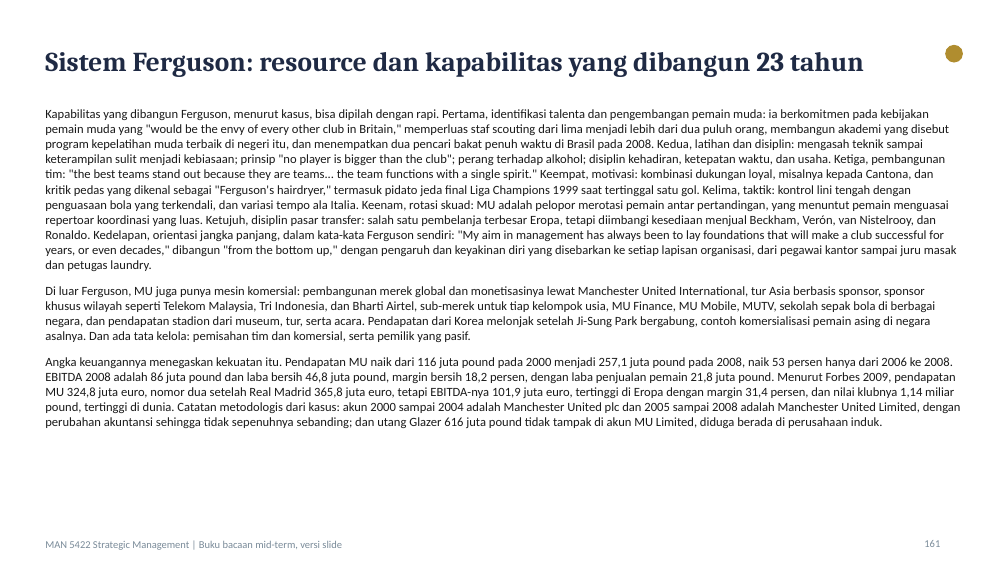
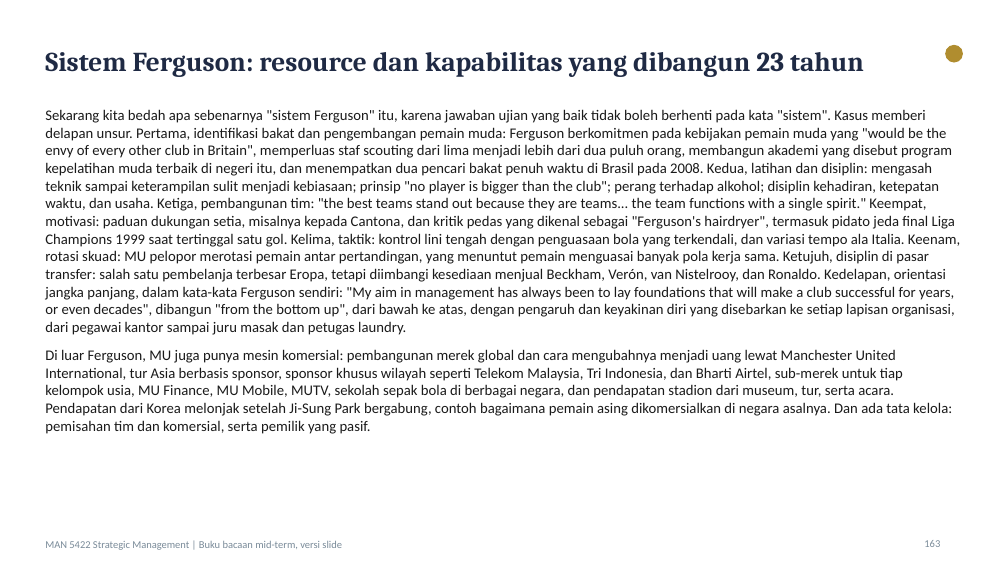
Before and after one commit to aslihabnuri/Dom-Manipulation, a slide deck: slide 163 of Materi_SM_MidTerm/Buku_Bacaan_Strategic_Management_MidTerm.pptx (slide 161 before the commit). Drawn at 1008x567 pixels with LibreOffice and Linux fonts; fonts in the diff are those of the drawing. Boxes give left, top, right and bottom in pixels: in the first picture for what was removed or moved away, otherwise in the second. Text is boxed around its words. In the diff, an @@ line names an element or a change of style, - is before the commit and + after.

```diff
--- a/Materi_SM_MidTerm/Buku_Bacaan_Strategic_Management_MidTerm.pptx
+++ b/Materi_SM_MidTerm/Buku_Bacaan_Strategic_Management_MidTerm.pptx
@@ text at <box>45,109,960,434</box>: text changed; size 12 to 14 pt @@
-Kapabilitas yang dibangun Ferguson, menurut kasus, bisa dipilah dengan rapi. Pertama, identifikasi talenta dan pengembangan pemain muda: ia berkomitmen pada kebijakan pemain muda yang "would be the envy of every other club in Britain," memperluas staf scouting dari lima menjadi lebih dari dua puluh orang, membangun akademi yang disebut program kepelatihan muda terbaik di negeri itu, dan menempatkan dua pencari bakat penuh waktu di Brasil pada 2008. Kedua, latihan dan disiplin: mengasah teknik sampai keterampilan sulit menjadi kebiasaan; prinsip "no player is bigger than the club"; perang terhadap alkohol; disiplin kehadiran, ketepatan waktu, dan usaha. Ketiga, pembangunan tim: "the best teams stand out because they are teams... the team functions with a single spirit." Keempat, motivasi: kombinasi dukungan loyal, misalnya kepada Cantona, dan kritik pedas yang dikenal sebagai "Ferguson's hairdryer," termasuk pidato jeda final Liga Champions 1999 saat tertinggal satu gol. Kelima, taktik: kontrol lini tengah dengan penguasaan bola yang terkendali, dan variasi tempo ala Italia. Keenam, rotasi skuad: MU adalah pelopor merotasi pemain antar pertandingan, yang menuntut pemain menguasai repertoar koordinasi yang luas. Ketujuh, disiplin pasar transfer: salah satu pembelanja terbesar Eropa, tetapi diimbangi kesediaan menjual Beckham, Verón, van Nistelrooy, dan Ronaldo. Kedelapan, orientasi jangka panjang, dalam kata-kata Ferguson sendiri: "My aim in management has always been to lay foundations that will make a club successful for years, or even decades," dibangun "from the bottom up," dengan pengaruh dan keyakinan diri yang disebarkan ke setiap lapisan organisasi, dari pegawai kantor sampai juru masak dan petugas laundry.
-Di luar Ferguson, MU juga punya mesin komersial: pembangunan merek global dan monetisasinya lewat Manchester United International, tur Asia berbasis sponsor, sponsor khusus wilayah seperti Telekom Malaysia, Tri Indonesia, dan Bharti Airtel, sub-merek untuk tiap kelompok usia, MU Finance, MU Mobile, MUTV, sekolah sepak bola di berbagai negara, dan pendapatan stadion dari museum, tur, serta acara. Pendapatan dari Korea melonjak setelah Ji-Sung Park bergabung, contoh komersialisasi pemain asing di negara asalnya. Dan ada tata kelola: pemisahan tim dan komersial, serta pemilik yang pasif.
-Angka keuangannya menegaskan kekuatan itu. Pendapatan MU naik dari 116 juta pound pada 2000 menjadi 257,1 juta pound pada 2008, naik 53 persen hanya dari 2006 ke 2008. EBITDA 2008 adalah 86 juta pound dan laba bersih 46,8 juta pound, margin bersih 18,2 persen, dengan laba penjualan pemain 21,8 juta pound. Menurut Forbes 2009, pendapatan MU 324,8 juta euro, nomor dua setelah Real Madrid 365,8 juta euro, tetapi EBITDA-nya 101,9 juta euro, tertinggi di Eropa dengan margin 31,4 persen, dan nilai klubnya 1,14 miliar pound, tertinggi di dunia. Catatan metodologis dari kasus: akun 2000 sampai 2004 adalah Manchester United plc dan 2005 sampai 2008 adalah Manchester United Limited, dengan perubahan akuntansi sehingga tidak sepenuhnya sebanding; dan utang Glazer 616 juta pound tidak tampak di akun MU Limited, diduga berada di perusahaan induk.
+Sekarang kita bedah apa sebenarnya "sistem Ferguson" itu, karena jawaban ujian yang baik tidak boleh berhenti pada kata "sistem". Kasus memberi delapan unsur. Pertama, identifikasi bakat dan pengembangan pemain muda: Ferguson berkomitmen pada kebijakan pemain muda yang "would be the envy of every other club in Britain", memperluas staf scouting dari lima menjadi lebih dari dua puluh orang, membangun akademi yang disebut program kepelatihan muda terbaik di negeri itu, dan menempatkan dua pencari bakat penuh waktu di Brasil pada 2008. Kedua, latihan dan disiplin: mengasah teknik sampai keterampilan sulit menjadi kebiasaan; prinsip "no player is bigger than the club"; perang terhadap alkohol; disiplin kehadiran, ketepatan waktu, dan usaha. Ketiga, pembangunan tim: "the best teams stand out because they are teams... the team functions with a single spirit." Keempat, motivasi: paduan dukungan setia, misalnya kepada Cantona, dan kritik pedas yang dikenal sebagai "Ferguson's hairdryer", termasuk pidato jeda final Liga Champions 1999 saat tertinggal satu gol. Kelima, taktik: kontrol lini tengah dengan penguasaan bola yang terkendali, dan variasi tempo ala Italia. Keenam, rotasi skuad: MU pelopor merotasi pemain antar pertandingan, yang menuntut pemain menguasai banyak pola kerja sama. Ketujuh, disiplin di pasar transfer: salah satu pembelanja terbesar Eropa, tetapi diimbangi kesediaan menjual Beckham, Verón, van Nistelrooy, dan Ronaldo. Kedelapan, orientasi jangka panjang, dalam kata-kata Ferguson sendiri: "My aim in management has always been to lay foundations that will make a club successful for years, or even decades", dibangun "from the bottom up", dari bawah ke atas, dengan pengaruh dan keyakinan diri yang disebarkan ke setiap lapisan organisasi, dari pegawai kantor sampai juru masak dan petugas laundry.
+Di luar Ferguson, MU juga punya mesin komersial: pembangunan merek global dan cara mengubahnya menjadi uang lewat Manchester United International, tur Asia berbasis sponsor, sponsor khusus wilayah seperti Telekom Malaysia, Tri Indonesia, dan Bharti Airtel, sub-merek untuk tiap kelompok usia, MU Finance, MU Mobile, MUTV, sekolah sepak bola di berbagai negara, dan pendapatan stadion dari museum, tur, serta acara. Pendapatan dari Korea melonjak setelah Ji-Sung Park bergabung, contoh bagaimana pemain asing dikomersialkan di negara asalnya. Dan ada tata kelola: pemisahan tim dan komersial, serta pemilik yang pasif.
```
Also in this commit, not shown: 148 other slides changed, 14 slides added, 2 slides removed, 5 other files.
